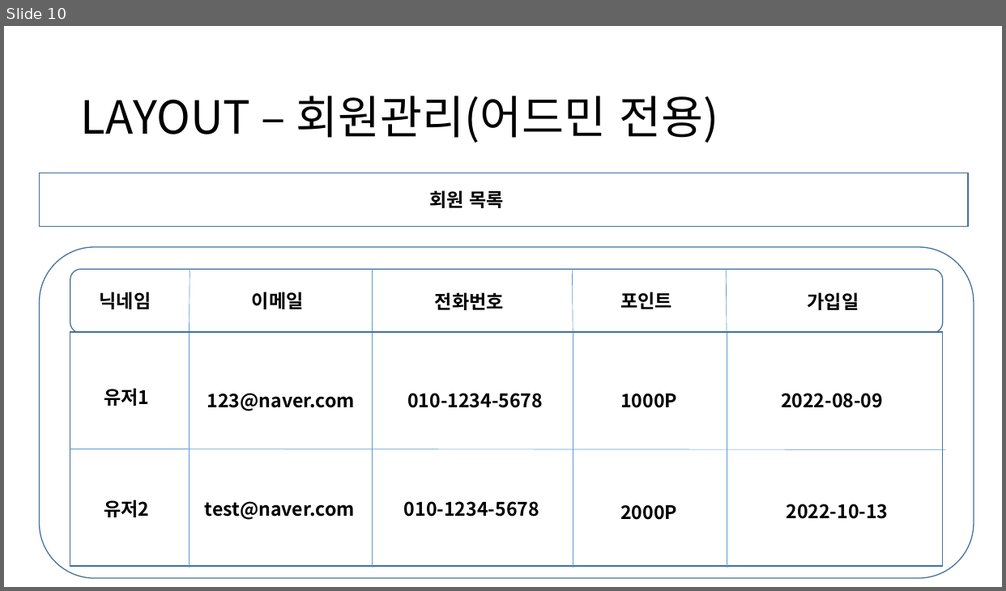
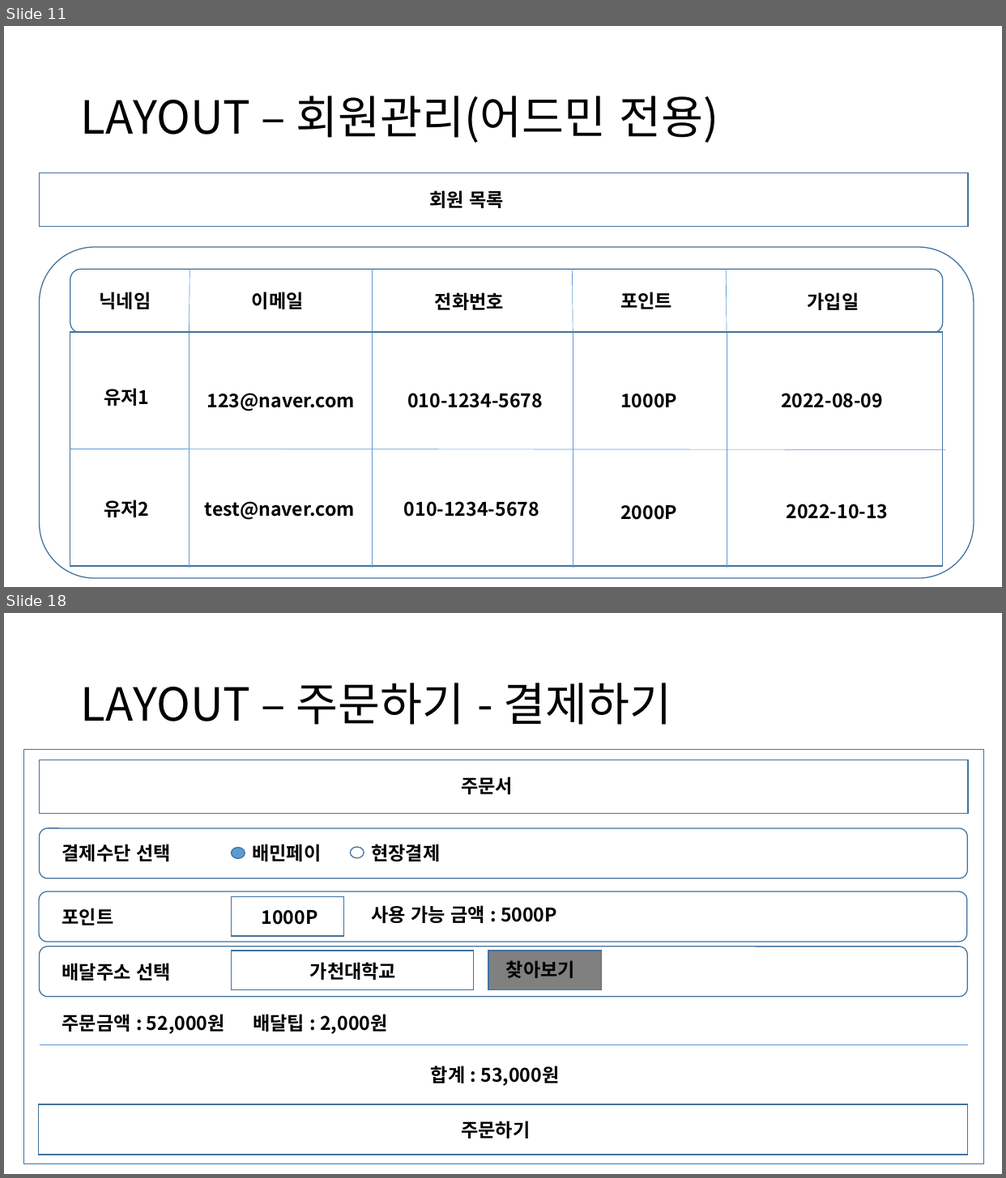
Before and after one commit to Camelllia/BaeminApplication, a slide deck: 202131205_김승진_실무게임프로그래밍_기획서.pptx. Shown one above the other, each under a label of ours: slide 10 before the commit, slides 11 and 18 after it; the slides between them are not shown. The pictures are 1006x591 and 1006x1178 pixels, drawn with LibreOffice and Linux fonts; fonts in the diff are those of the drawing. Boxes give left, top, right and bottom in pixels: in the first picture for what was removed or moved away, otherwise in the second. Text is boxed around its words. In the diff, an @@ line names an element or a change of style, - is before the commit and + after.

```diff
--- a/202131205_김승진_실무게임프로그래밍_기획서.pptx
+++ b/202131205_김승진_실무게임프로그래밍_기획서.pptx
@@ slide 18 added at [4,613,1002,1174], background #FFFFFF @@
@@ title added at [81,683,672,725], 44 pt, text #000000 @@
+LAYOUT – 주문하기 - 결제하기
@@ rectangle added at [23,749,984,1164], fill #FFFFFF, outline #43739E 1 pt @@
@@ rectangle added at [39,760,968,814], fill #FFFFFF, outline #43739E 1 pt @@
@@ text added at [461,777,513,794], 18 pt, text #000000, bold @@
+주문서
@@ rounded rectangle added at [39,828,967,879], fill #FFFFFF, outline #43739E 1 pt @@
@@ text added at [62,844,171,862], 18 pt, text #000000, bold @@
+결제수단 선택
@@ ellipse added at [232,847,245,858], fill #5B9BD5, outline #43739E 1 pt @@
@@ text added at [252,844,321,862], 18 pt, text #000000, bold @@
+배민페이
@@ ellipse added at [351,847,364,858], fill #FFFFFF, outline #43739E 1 pt @@
@@ text added at [371,844,440,862], 18 pt, text #000000, bold @@
+현장결제
@@ rounded rectangle added at [39,892,967,942], fill #FFFFFF, outline #43739E 1 pt, 18 pt, text #FFFFFF @@
+22
@@ rectangle added at [232,897,345,936], fill #FFFFFF, outline #43739E 1 pt @@
@@ text added at [62,908,114,926], 18 pt, text #000000, bold @@
+포인트
@@ text added at [262,910,318,925], 18 pt, text #000000, bold @@
+1000P
@@ text added at [371,905,557,923], 18 pt, text #000000, bold @@
+사용 가능 금액 : 5000P
@@ rounded rectangle added at [39,947,967,997], fill #FFFFFF, outline #43739E 1 pt, 18 pt, text #FFFFFF @@
+22
@@ rectangle added at [232,951,474,990], fill #FFFFFF, outline #43739E 1 pt @@
@@ rectangle added at [488,951,602,990], fill #808080, outline #43739E 1 pt @@
@@ text added at [62,963,171,981], 18 pt, text #000000, bold @@
+배달주소 선택
@@ text added at [310,962,396,980], 18 pt, text #000000, bold @@
+가천대학교
@@ text added at [506,960,575,978], 18 pt, text #000000, bold @@
+찾아보기
@@ text added at [62,1014,225,1034], 18 pt, text #000000, bold @@
+주문금액 : 52,000원
@@ text added at [253,1014,387,1034], 18 pt, text #000000, bold @@
+배달팁 : 2,000원
@@ line added from (39, 1045) to (968, 1045), #5B9BD5 0.5 pt @@
@@ text added at [431,1066,560,1086], 18 pt, text #000000, bold @@
+합계 : 53,000원
@@ rectangle added at [39,1105,967,1155], fill #FFFFFF, outline #43739E 1 pt @@
@@ text added at [461,1121,530,1139], 18 pt, text #000000, bold @@
+주문하기
@@ what was slide 10 is now slide 11 @@
```
Also in this commit, not shown: 3 slides changed, 6 other slides added, 1 slide removed, 4 other files.
